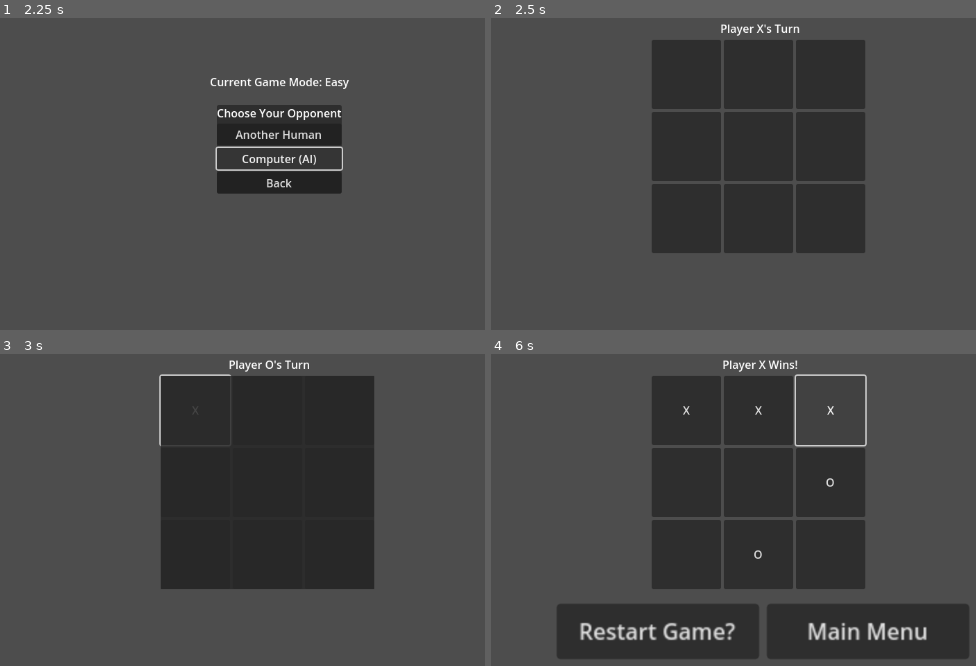
Above: before the commit, frames 1-4 (two rows, left to right).
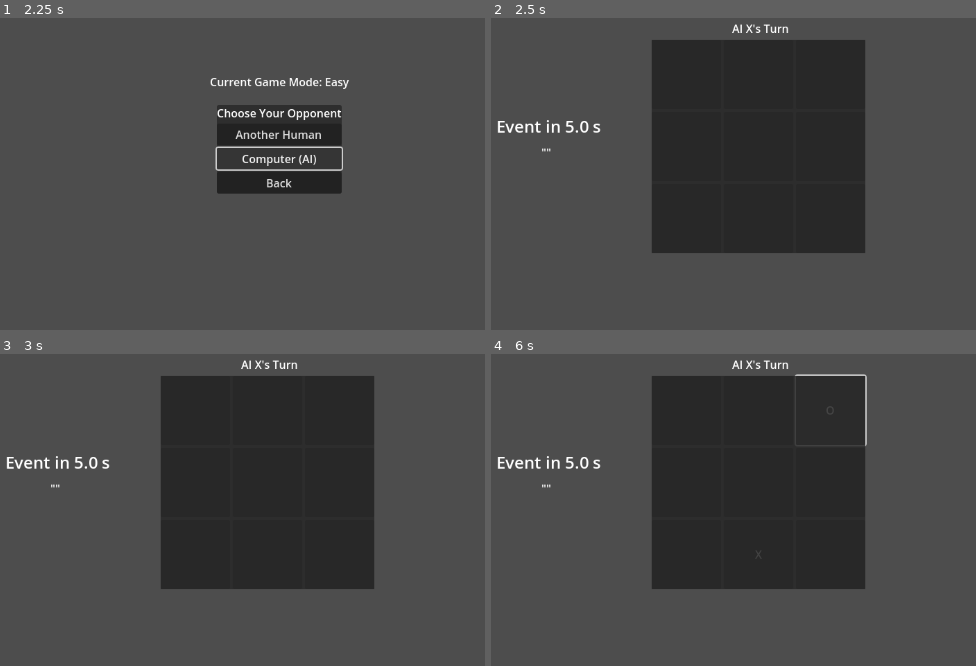
Above: after the commit, the same moments.

Repository: codystuart/tic-tac-godot
Game: Godot game, scene res://main_menu.tscn
Same seed, same stepped clock (60 frames per second), same inputs: the game is played once before the commit and once after it.
Inputs (mouse positions are in pixels of both pictures, inside the frame that each line leads up to):
- Up to frame 1 (2.25 s): click "New Game" at 0.5 s; click "Another Human" at 1.25 s; click "Computer (AI)" at 2 s
- Up to frame 2 (2.5 s): no input
- Up to frame 3 (3 s): click (194, 410) at 2.75 s
- Up to frame 4 (6 s): click (685, 410) at 3.5 s; click (757, 410) at 4.25 s; click "X" at 5 s; click (830, 410) at 5.75 s

Frame 1 is identical in both runs. In frame 2, 2.3% of the frame differs, in the area x 1-78%, y 1-76%; in frame 3, 0.8%; in frame 4, 16%, in the area x 1-99%, y 1-98%.

Commit message:
Randomized X/O start for AI games

Diff:
--- a/sfx_manager.gd
+++ b/sfx_manager.gd
@@ -13,6 +13,10 @@
 
 	player.play()
 """
+func _ready():
+	var initial_volume = linear_to_db(0.5)
+	var sfx_bus_index = AudioServer.get_bus_index("SFX")
+	AudioServer.set_bus_volume_db(sfx_bus_index, initial_volume)
 
 func play(sound_resource):
 	if not sound_resource:
--- a/tic_tac_toe.gd
+++ b/tic_tac_toe.gd
@@ -6,6 +6,7 @@
 @onready var restart_button = $RestartButton
 @onready var menu_button = $MenuButton
 @onready var input_shield = $InputShield
+@onready var start_ai_timer = $StartAITimer
 
 #Preload all the sound affects needed
 const SOUND_PLACE_PIECE = preload("res://Audio/select_002.ogg")
@@ -15,12 +16,14 @@
 # --- GAME STATE VARIABLES ---
 # An array to represent the 3x3 board. 0 = empty, 1 = player X, -1 = player O.
 var board = [0,0,0,0,0,0,0,0,0]
-
 # Variable to track whose turn it is. 1 for X, -1 for O. We'll start with X.
 var current_player = 1
-
 # A flag to stop the game when someone wins or it's a draw.
 var game_over = false
+
+# Player Marker Variables
+var player_marker = 1
+var ai_marker = -1
 
 # --- GAME INIT ---
 # This function is called automatically when the node enters the scene tree (i.e., when the game starts).
@@ -35,15 +38,47 @@
 			# We're saying: when this button is pressed, call the _on_button_pressed function".
 			# The [i] part sends the button's index (0-8) to our function so we know which one was clicked.
 			button.pressed.connect(_on_button_pressed.bind(i))
-
 	# Set the initial turn message.
 	update_status_label()
-
 	restart_button.pressed.connect(restart_game)
 	menu_button.pressed.connect(_on_menu_button_pressed)
 
-	# Start playing the menu music as soon as the menu loads
+	start_ai_timer.timeout.connect(_on_start_ai_timer_timeout)
+	_start_new_round()
 	MusicManager.play_game_music()
+
+func _start_new_round():
+	game_over = false
+	board = [0,0,0,0,0,0,0,0,0]
+	current_player = 1
+
+	# Reset player markers for pvp
+	player_marker = 1
+	ai_marker = -1
+
+	for i in range(grid_container.get_child_count()):
+		var button = grid_container.get_child(i)
+		button.text = ""
+	restart_button.hide()
+	menu_button.hide()
+
+	if GameManager.game_mode != "pvp":
+		randomize()
+		if randi() % 2 == 1:
+			print ("AI starts")
+			player_marker = -1
+			ai_marker = 1
+			input_shield.show()
+			start_ai_timer.start()
+		else:
+			print("Player starts")
+			input_shield.hide()
+
+	update_status_label()
+
+func restart_game():
+	SfxManager.play(SOUND_UI_CLICK)
+	_start_new_round()
 
 # --- CORE GAME FUNCTIONS ---
 # This function is called whenever any of our 9 grid buttons are pressed.
@@ -52,15 +87,12 @@
 		# First, check if the spot is already taken or if the game is over. If so, do nothing.
 		if board[index] !=0 or game_over:
 			return # Exit the function early
-
 		SfxManager.play(SOUND_PLACE_PIECE)
 		# Update the board state with the current player's number
 		board[index] = current_player
-
 		# Get the actual button node that was pressed and update its text.
 		var button = grid_container.get_child(index)
 		button.text = "X" if current_player == 1 else "O"
-
 		# Check if this move resulted in a win.
 		if check_for_win():
 			game_over = true
@@ -81,15 +113,31 @@
 			current_player *=-1
 			update_status_label()
 
-		if GameManager.game_mode != "pvp" and current_player == -1 and not game_over:
+		if GameManager.game_mode != "pvp" and current_player == ai_marker and not game_over:
 			input_shield.show()
-			await get_tree().create_timer(0.5).timeout
+			await get_tree().create_timer(2.5).timeout
 			_ai_make_move()
 			input_shield.hide()
+
+func _on_menu_button_pressed():
+		SfxManager.play(SOUND_UI_CLICK)
+		await MusicManager.fade_out_music(1.0)
+		get_tree().change_scene_to_file("res://main_menu.tscn")
+
 # A helper function to update the message label with the current turn.
 func update_status_label():
+		# pvp
 		var player_char = "X" if current_player == 1 else "O"
 		label.text = "Player " + player_char + "'s Turn"
+		# AI games
+		if GameManager.game_mode != "pvp":
+			if current_player == player_marker:
+				label.text = "Player " + player_char + "'s Turn"
+			else:
+				label.text = "AI " + player_char + "'s Turn"
+		else:
+			label.text = "Player " + player_char + "'s Turn"
+
 
 # A function to check all winning conditions.
 func check_for_win():
@@ -121,34 +169,11 @@
 		# If the loop finishes without finding any empty spots, the board is full.
 		return true # it's a draw
 
-func restart_game():
-		SfxManager.play(SOUND_UI_CLICK)
-
-		# 1. Reset the game state variables
-		game_over = false
-		current_player = 1 # Reset back to player X
-
-		# 2. Reset the board data array
-		board = [0,0,0,0,0,0,0,0,0]
-
-		# 3. Clear the text from all grid buttons
-		for i in range(grid_container.get_child_count()):
-				var button = grid_container.get_child(i)
-				button.text = ""
-
-		# 4. Update the status label to show the first player's turn
-		update_status_label()
-
-		# 5. Hide the restart button again until the next game ends
-		restart_button.hide()
-		menu_button.hide()
-
-func _on_menu_button_pressed():
-		SfxManager.play(SOUND_UI_CLICK)
-		await MusicManager.fade_out_music(1.0)
-		get_tree().change_scene_to_file("res://main_menu.tscn")
-
 # --- COMPUTER OPPONENT ---
+func _on_start_ai_timer_timeout():
+	_ai_make_move()
+	input_shield.hide()
+
 func _ai_make_move():
 	if GameManager.game_mode == "easy":
 		_ai_easy_move()
@@ -172,7 +197,7 @@
 		# Check only empty spots
 		if board[i] == 0:
 			# Temporarily make the move for the AI
-			board[i] = -1 # AI is player -1
+			board[i] = ai_marker # AI is player -1
 			# Check if this move is a winner
 			if check_for_win():
 				# If it is, undo the temporary move (good practice)
@@ -188,7 +213,7 @@
 		# Check only empty spots
 		if board[i] == 0:
 			# Temporarily make the move for the PLAYER
-			board[i] = 1 # Player is player 1
+			board[i] = player_marker
 			# Check if this move would make the player win
 			if check_for_win():
 				# If it would, we must block it. Undo the temp move.
@@ -198,7 +223,5 @@
 				return # Exit the function
 			# IMPORTANT: Undo the temporary move
 			board[i] = 0
-	# --- Priority 3: If no win or block, make a random move (Fallback) ---
-	# If the code reaches this point, it means there were no critical moves.
-	# We can just call our existing easy AI to make a random move.
+	# --- Priority 3: Make a random move
 	_ai_easy_move()
--- a/tic_tac_toe.tscn
+++ b/tic_tac_toe.tscn
@@ -12,6 +12,16 @@
 grow_horizontal = 2
 grow_vertical = 2
 script = ExtResource("1_7swow")
+
+[node name="Label" type="Label" parent="."]
+layout_mode = 0
+offset_left = -89.0
+offset_top = -182.0
+offset_right = 95.0
+offset_bottom = -159.0
+text = "Welcome to Tic Tac Toe!"
+horizontal_alignment = 1
+vertical_alignment = 1
 
 [node name="GridContainer" type="GridContainer" parent="."]
 layout_mode = 1
@@ -82,15 +92,25 @@
 size_flags_horizontal = 3
 size_flags_vertical = 3
 
-[node name="Label" type="Label" parent="."]
+[node name="RestartButton" type="Button" parent="."]
+visible = false
 layout_mode = 0
-offset_left = -89.0
-offset_top = -182.0
-offset_right = 95.0
-offset_bottom = -159.0
-text = "Welcome to Tic Tac Toe!"
-horizontal_alignment = 1
-vertical_alignment = 1
+offset_left = -291.0
+offset_top = 175.0
+offset_right = -145.0
+offset_bottom = 215.0
+scale = Vector2(2, 2)
+text = "Restart Game?"
+
+[node name="MenuButton" type="Button" parent="."]
+visible = false
+layout_mode = 0
+offset_left = 12.0
+offset_top = 175.0
+offset_right = 158.0
+offset_bottom = 215.0
+scale = Vector2(2, 2)
+text = "Main Menu"
 
 [node name="InputShield" type="Control" parent="."]
 visible = false
@@ -110,22 +130,36 @@
 grow_vertical = 2
 color = Color(0.152941, 0.152941, 0.152941, 0.85098)
 
-[node name="RestartButton" type="Button" parent="."]
-visible = false
+[node name="StartAITimer" type="Timer" parent="."]
+wait_time = 2.5
+one_shot = true
+
+[node name="GameEffectTimerLabel" type="Label" parent="."]
+layout_mode = 1
+anchors_preset = 14
+anchor_top = 0.5
+anchor_right = 1.0
+anchor_bottom = 0.5
+offset_left = -353.0
+offset_top = -41.0
+offset_right = -252.0
+offset_bottom = -18.0
+grow_horizontal = 2
+grow_vertical = 2
+theme_override_font_sizes/font_size = 24
+text = "Event in 5.0 s"
+horizontal_alignment = 1
+vertical_alignment = 1
+
+[node name="GameEffectTimer" type="Timer" parent="."]
+wait_time = 5.0
+
+[node name="EffectLabel" type="Label" parent="."]
 layout_mode = 0
-offset_left = -291.0
-offset_top = 175.0
-offset_right = -145.0
-offset_bottom = 215.0
-scale = Vector2(2, 2)
-text = "Restart Game?"
-
-[node name="MenuButton" type="Button" parent="."]
-visible = false
-layout_mode = 0
-offset_left = 12.0
-offset_top = 175.0
-offset_right = 158.0
-offset_bottom = 215.0
-scale = Vector2(2, 2)
-text = "Main Menu"
+offset_left = -313.0
+offset_top = -3.5
+offset_right = -299.0
+offset_bottom = 19.5
+text = "\"\""
+horizontal_alignment = 1
+vertical_alignment = 1
